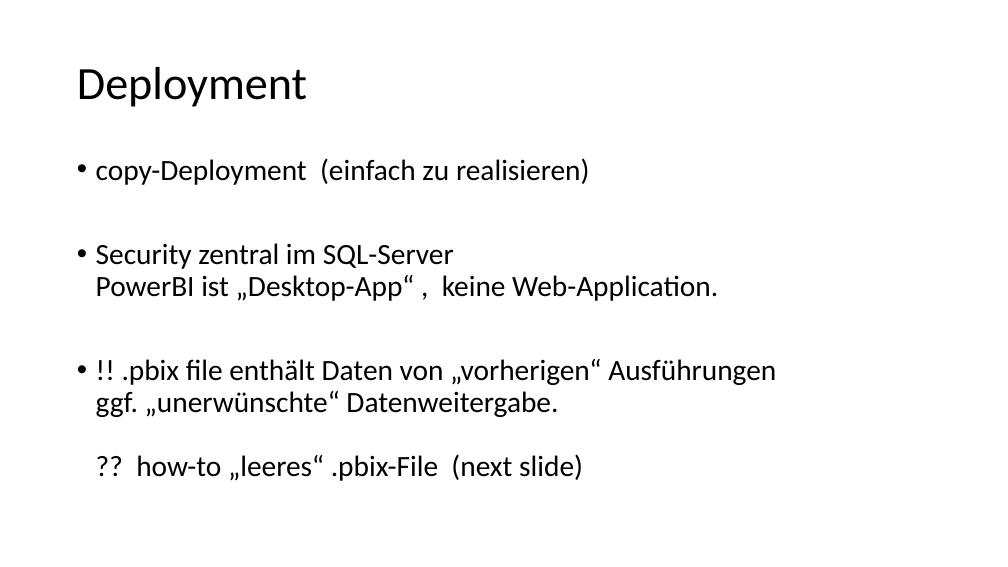
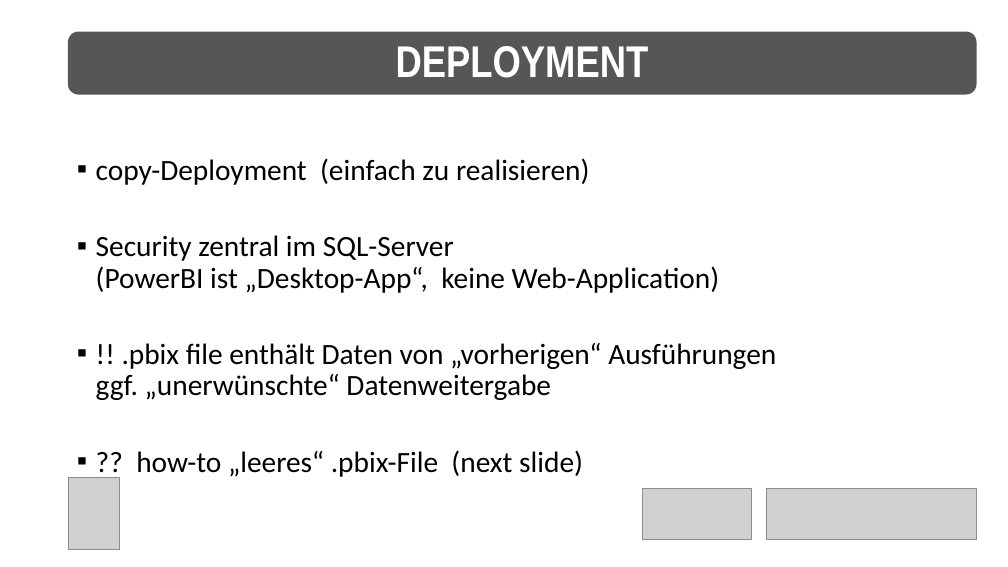
Before and after one commit to net-CDE/presentations, a slide deck: slide 13 of SQLKonferenz2023/mainContent_jul2023.pptx (slide 9 before the commit). Drawn at 1008x567 pixels with LibreOffice and Linux fonts; fonts in the diff are those of the drawing; grey boxes stand for pictures. Boxes give left, top, right and bottom in pixels: in the first picture for what was removed or moved away, otherwise in the second. Text is boxed around its words. In the diff, an @@ line names an element or a change of style, - is before the commit and + after.

```diff
--- a/SQLKonferenz2023/mainContent_jul2023.pptx
+++ b/SQLKonferenz2023/mainContent_jul2023.pptx
@@ rounded rectangle "DEPLOYMENT" resized from (x1=77, y1=67, x2=307, y2=107) to (x1=68, y1=32, x2=977, y2=95) @@
@@ rounded rectangle "DEPLOYMENT" at (x1=68, y1=32, x2=977, y2=95): fill none to #565656 @@
@@ text in rounded rectangle at (x1=396, y1=46, x2=649, y2=78): text changed; size 44 to 42.3 pt; font Calibri to Arial Narrow; text colour #000000 to #FFFFFF; bold on @@
-Deployment
+DEPLOYMENT
@@ text at (x1=96, y1=235, x2=776, y2=477): text changed @@
-• Security zentral im SQL-Server
-  PowerBI ist „Desktop-App“ , keine Web-Application.
-• !! .pbix file enthält Daten von „vorherigen“ Ausführungen
-  ggf. „unerwünschte“ Datenweitergabe.
-  ?? how-to „leeres“ .pbix-File (next slide)
+▪ Security zentral im SQL-Server
+  (PowerBI ist „Desktop-App“, keine Web-Application)
+▪ !! .pbix file enthält Daten von „vorherigen“ Ausführungen
+  ggf. „unerwünschte“ Datenweitergabe
+▪ ?? how-to „leeres“ .pbix-File (next slide)
@@ picture added at (x1=68, y1=478, x2=119, y2=550) @@
@@ picture added at (x1=642, y1=488, x2=752, y2=540) @@
@@ picture added at (x1=767, y1=488, x2=977, y2=539) @@
```
Also in this commit, not shown: 12 other slides changed, 12 slides added, 7 slides removed, 3 other files.
